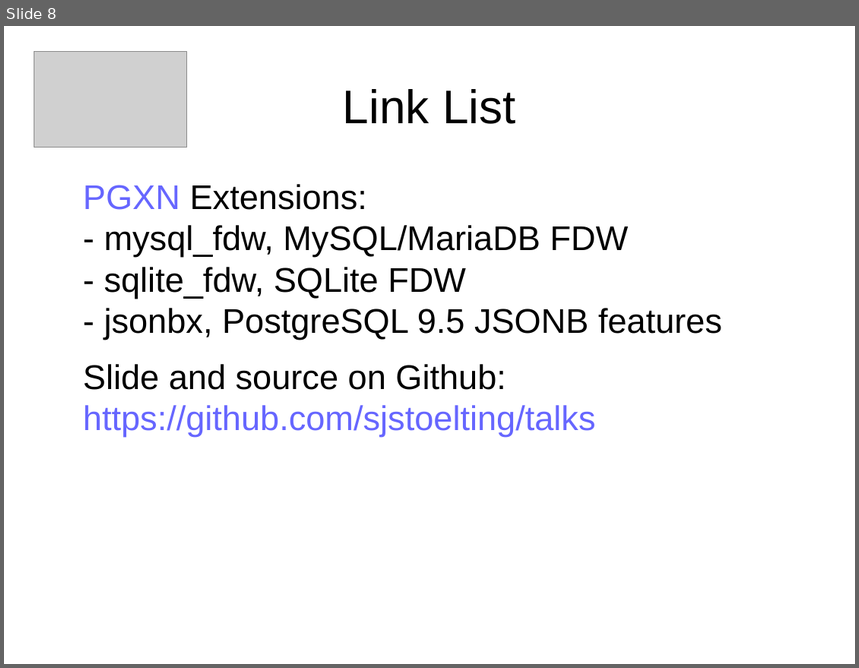
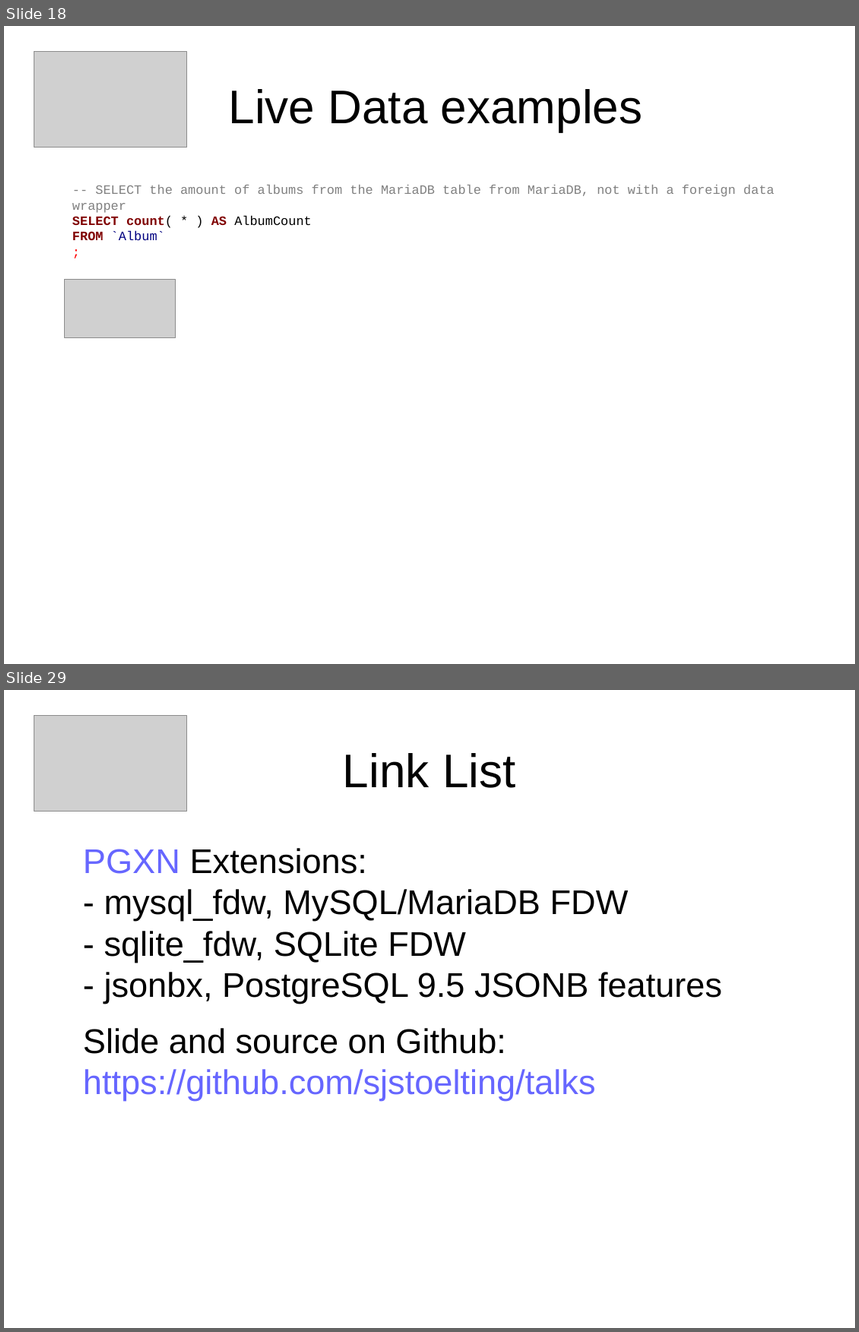
Before and after one commit to sjstoelting/talks, a slide deck: one-database-to-rule-em-all/PostgreSQL-FDW.odp. Shown one above the other, each under a label of ours: slide 8 before the commit, slides 18 and 29 after it; the slides between them are not shown. The pictures are 859x668 and 859x1332 pixels, drawn with LibreOffice and Linux fonts; fonts in the diff are those of the drawing; grey boxes stand for pictures. Boxes give left, top, right and bottom in pixels: in the first picture for what was removed or moved away, otherwise in the second. Text is boxed around its words. In the diff, an @@ line names an element or a change of style, - is before the commit and + after.

Commit message:
Extended the slides with queries and screenshots of the live part. In case something doesn't work during the talk.

```diff
--- a/one-database-to-rule-em-all/PostgreSQL-FDW.odp
+++ b/one-database-to-rule-em-all/PostgreSQL-FDW.odp
@@ slide 18 added at (4,26,855,664), background #FFFFFF @@
@@ picture added at (34,52,187,148) @@
@@ title added at (229,89,643,132), 44 pt, text #000000 @@
+Live Data examples
@@ text added at (72,185,775,240), 12 pt, text #808080 @@
+-- SELECT the amount of albums from the MariaDB table from MariaDB, not with a foreign data wrapper
+SELECT count( * ) AS AlbumCount
+FROM `Album`
+;
@@ picture added at (65,279,177,338) @@
@@ what was slide 8 is now slide 29 @@
```
Also in this commit, not shown: 1 slide changed, 20 other slides added, 1 other file.
